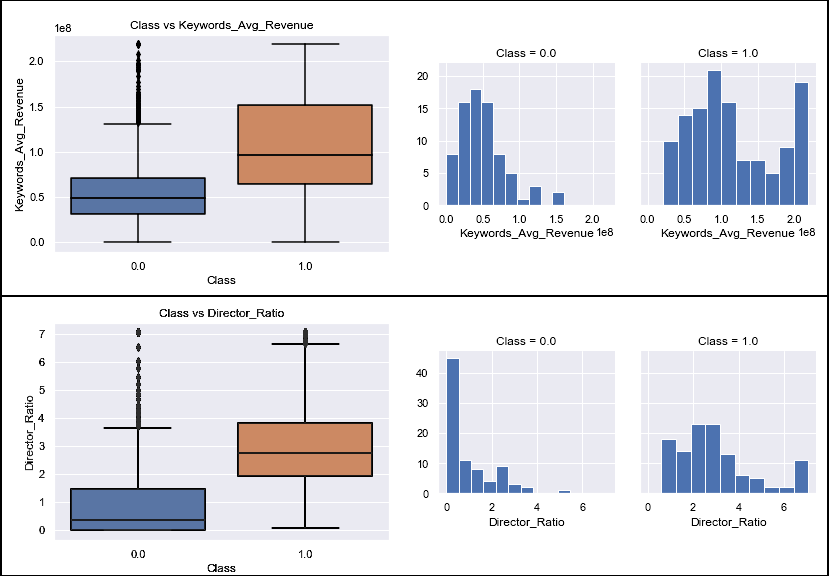
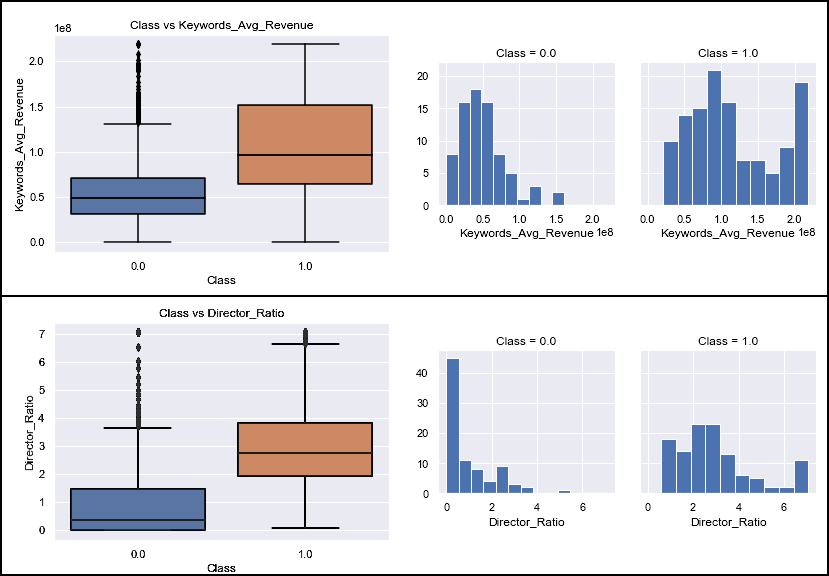
Revision of a layered w=829, h=576 image; what changed, layer by layer:
painted on "Rectangle 2" over 2, 1, 827, 575
